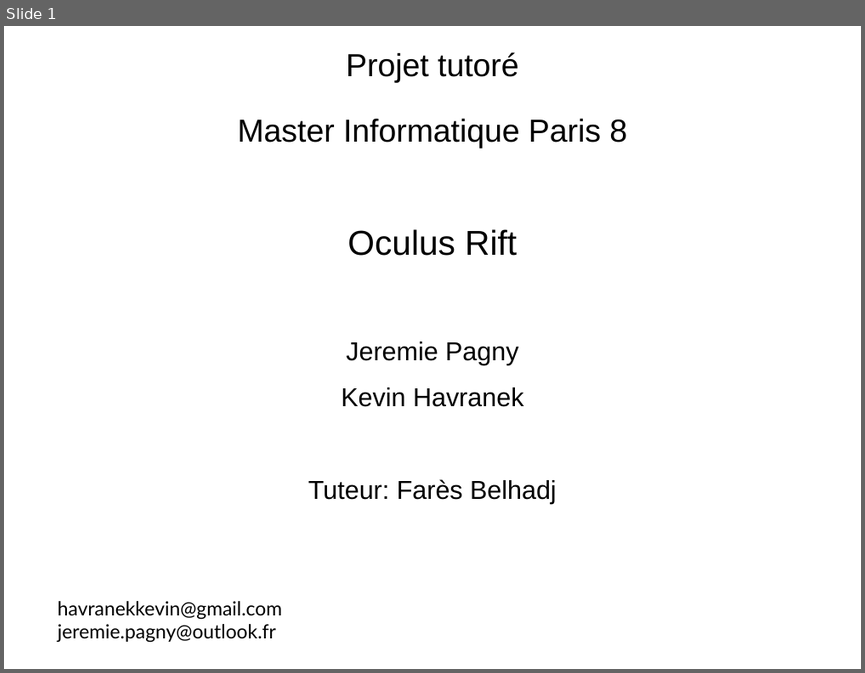
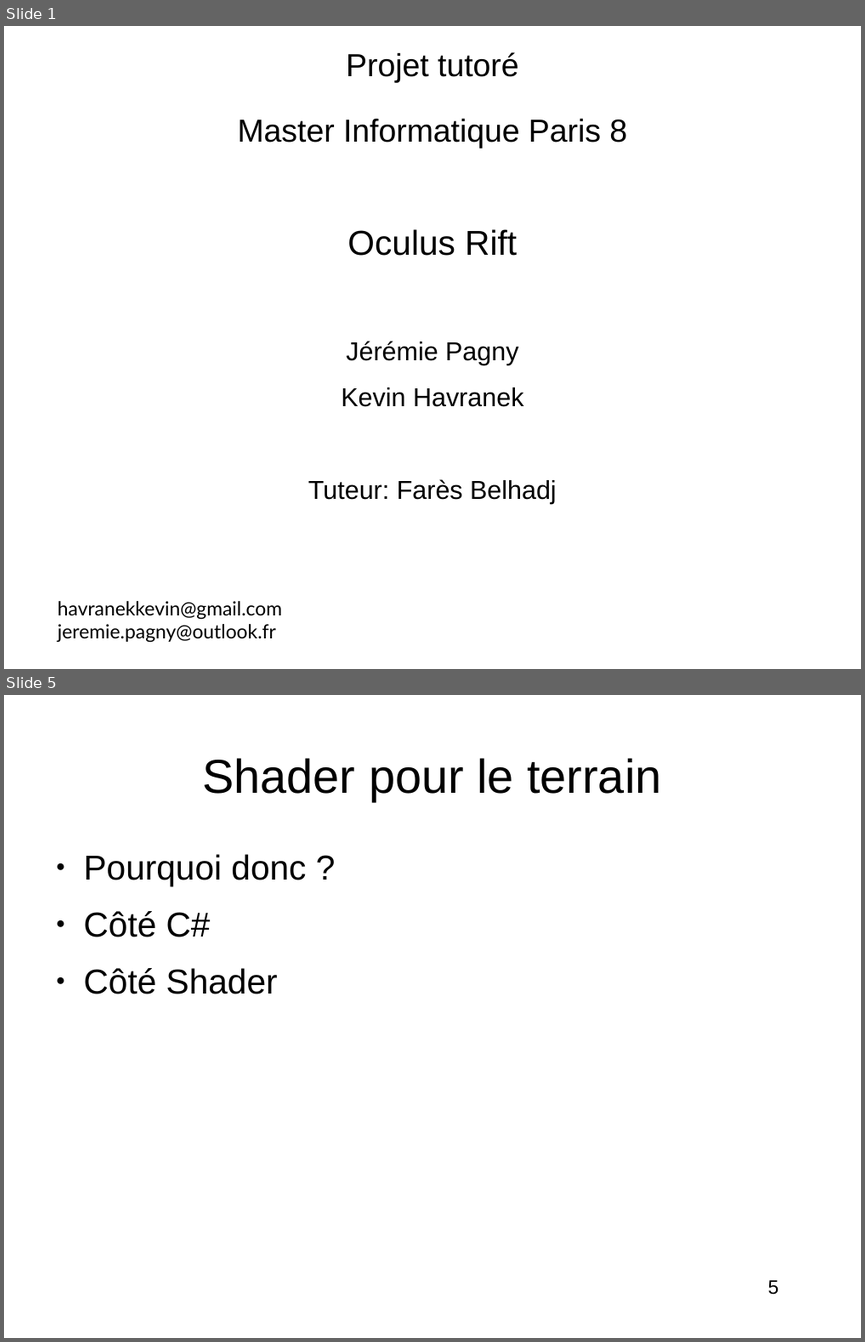
Before and after one commit to Mzartek/OculusRift_Tutoring, a slide deck: Report/second.odp. Shown one above the other, each under a label of ours: slide 1 before the commit, slides 1 and 5 after it; the slides between them are not shown. The pictures are 865x673 and 865x1342 pixels, drawn with LibreOffice and Linux fonts; fonts in the diff are those of the drawing. Boxes give left, top, right and bottom in pixels: in the first picture for what was removed or moved away, otherwise in the second. Text is boxed around its words. In the diff, an @@ line names an element or a change of style, - is before the commit and + after.

```diff
--- a/Report/second.odp
+++ b/Report/second.odp
@@ slide 5 added at <box>4,695,861,1338</box>, background #FFFFFF @@
@@ title added at <box>202,758,661,801</box>, 44 pt, text #000000 @@
+Shader pour le terrain
@@ text added at <box>84,854,306,994</box>, 32 pt, text #000000 @@
+● Pourquoi donc ?
+● Côté C#
+● Côté Shader
@@ page number added at <box>768,1280,779,1294</box>, 18 pt, text #000000 @@
+5
@@ slide 1 changed as well @@
@@ subtitle at <box>346,340,518,365</box>: text changed @@
-Jeremie Pagny
+Jérémie Pagny
```
Also in this commit, not shown: 5 other slides added, 8 slides removed.
